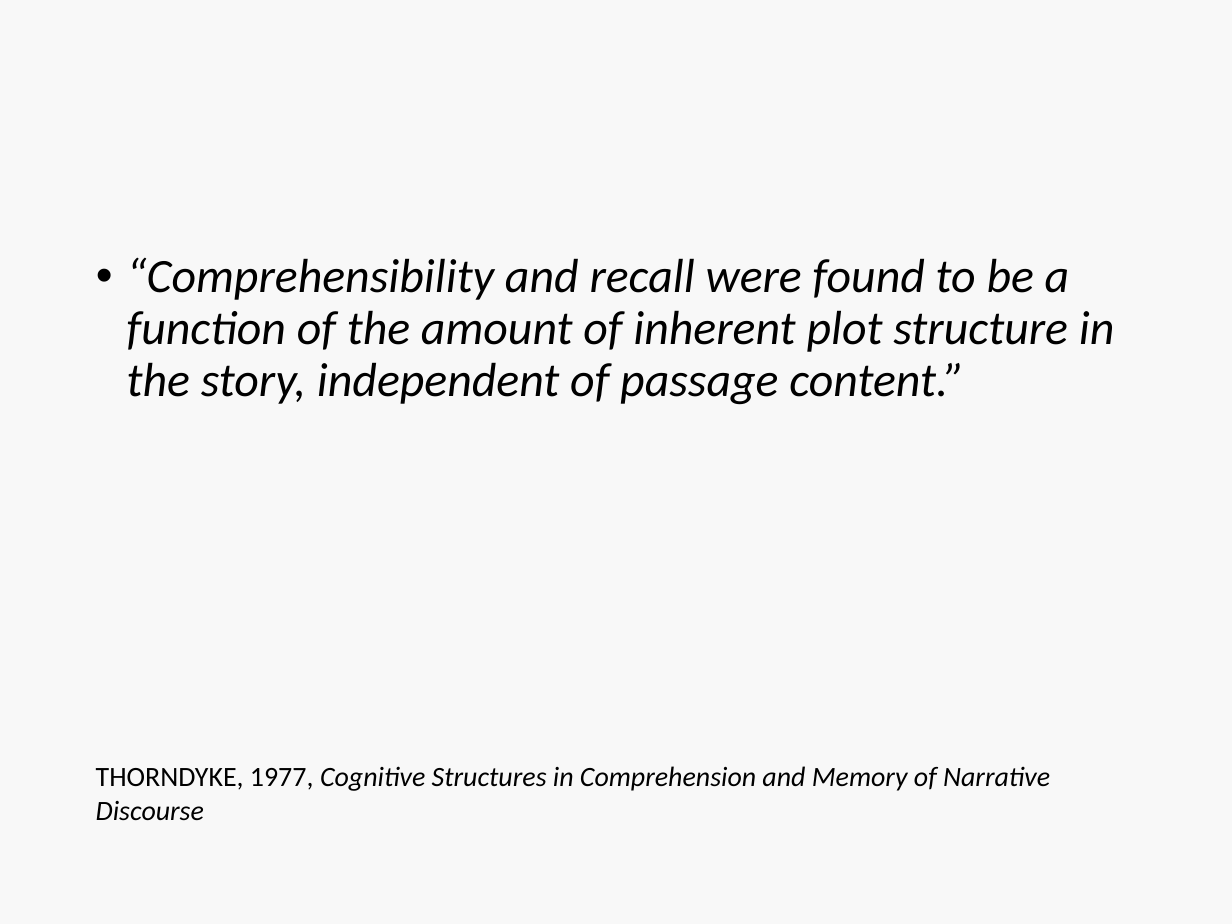
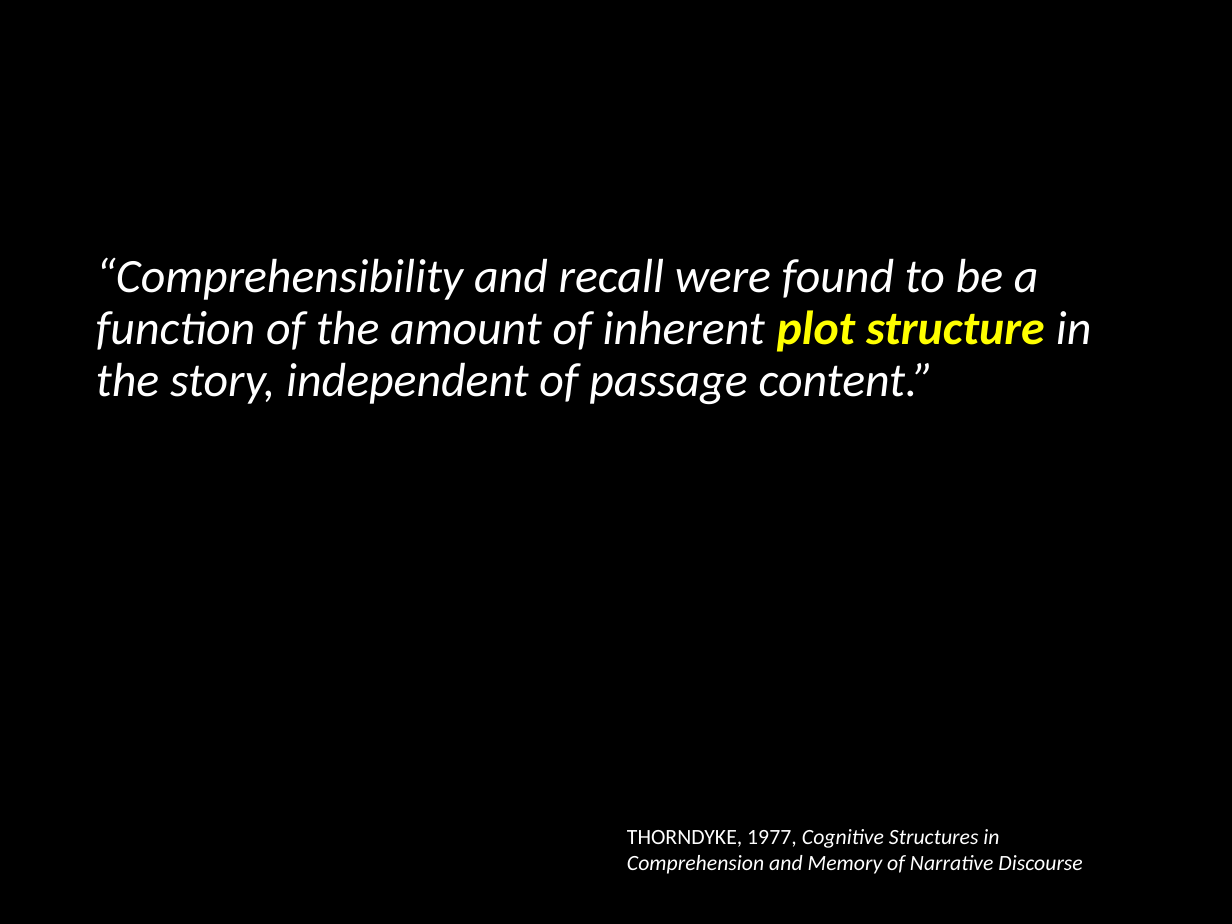
Before and after one commit to philsf/Metodologia_Cientifica, a slide deck: slide 73 of INTO/Aulas/MC-Apresentacao.pptx (slide 64 before the commit). Drawn at 1232x924 pixels with LibreOffice and Linux fonts; fonts in the diff are those of the drawing. Boxes give left, top, right and bottom in pixels: in the first picture for what was removed or moved away, otherwise in the second. Text is boxed around its words. In the diff, an @@ line names an element or a change of style, - is before the commit and + after.

```diff
--- a/INTO/Aulas/MC-Apresentacao.pptx
+++ b/INTO/Aulas/MC-Apresentacao.pptx
@@ background #F8F8F8 to #000000 @@
@@ text "“Comprehensibility and recall were found ..." at box(96, 257, 1092, 405): text colour #000000 to #FFFFFF in "“Comprehensibility and recall were found to be ..."; text colour #000000 to #FFFF00, bold on in "plot structure"; bullet • to none @@
@@ text "THORNDYKE, 1977, Cognitive Structures in ...": place and size @@
-text "THORNDYKE, 1977, Cognitive Structures in ..." at box(96, 766, 1050, 821)
+text "THORNDYKE, 1977, Cognitive Structures in ..." at box(627, 829, 1082, 874)
@@ text "THORNDYKE, 1977, Cognitive Structures in ..." at box(627, 829, 1082, 874): size 18 to 14 pt, text colour #000000 to #FFFFFF @@
```
Also in this commit, not shown: 31 other slides changed, 20 slides added.
